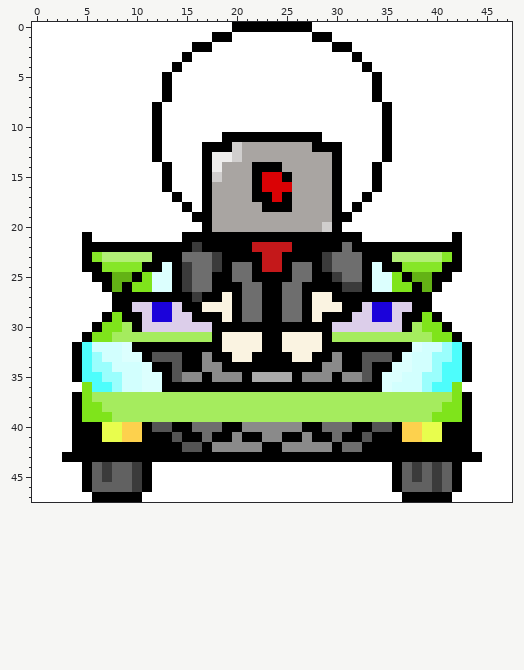
One commit to this pixel-art sprite: 탈국민/image/xycar00.png. The picture above was drawn from the file before the commit.
The file is 48x48 pixels. Colours within 5 levels of each other are drawn and written as one.
After:
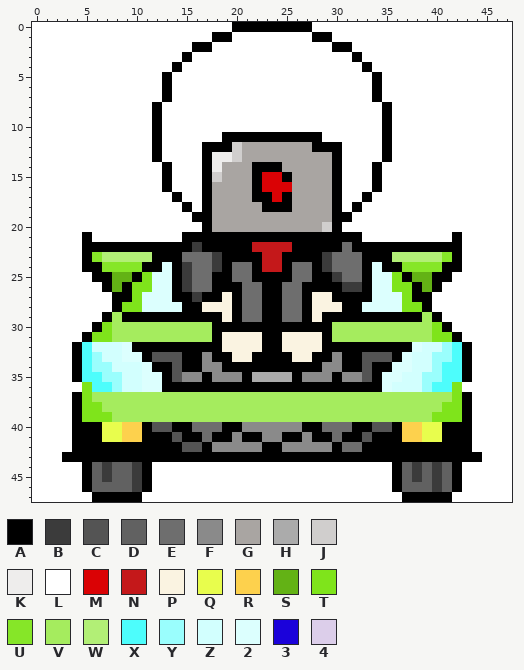
Palette (. is transparent): A #000000  B #3b3b3b  C #545454  D #616161  E #6e6e6e  F #8a8a8a  G #a9a5a2  H #ababab  J #d0cecd  K #eeedec  L #ffffff  M #da0205  N #c4181a  P #faf3e1  Q #e8fd4d  R #fdd14d  S #63b215  T #7fe41b  U #86e628  V #a5ec5e  W #b2ef76  X #4dfdfc  Y #9afefd  Z #d2fffe  2 #dcfffe  3 #1b02da  4 #dcceea
What changed:
y 27: x 10..13 AAAA -> T222; x 34..37 AAAA -> 222T
y 28: x 9..14 A44334 -> TT2222; x 33..38 43344A -> 2222TT
y 29: x 8 T -> V; x 11..15 43344 -> AAAAA; x 32..36 44334 -> AAAAA; x 39 T -> V
y 30: x 8 T -> V; x 10..17 A4444444 -> VVVVVVVV; x 30..37 4444444A -> VVVVVVVV; x 39 T -> V
Pixel boxes of the changes (left, top, right, bottom) in both pictures:
changed: (112, 292, 212, 332)
changed: (332, 292, 432, 332)
